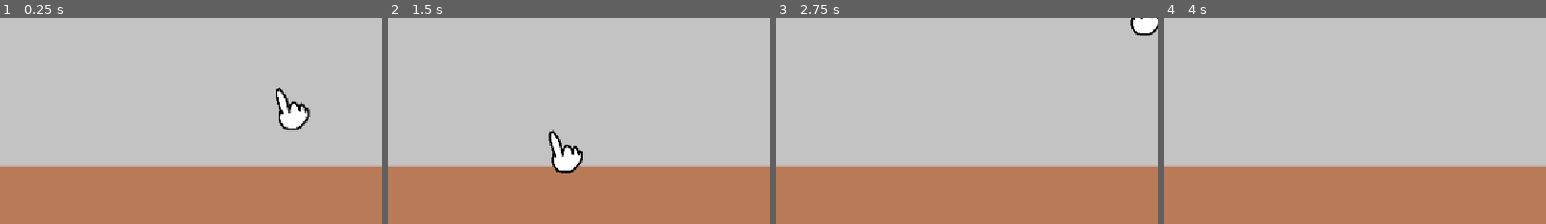
Above: before the commit, frames 1-4 (left to right).
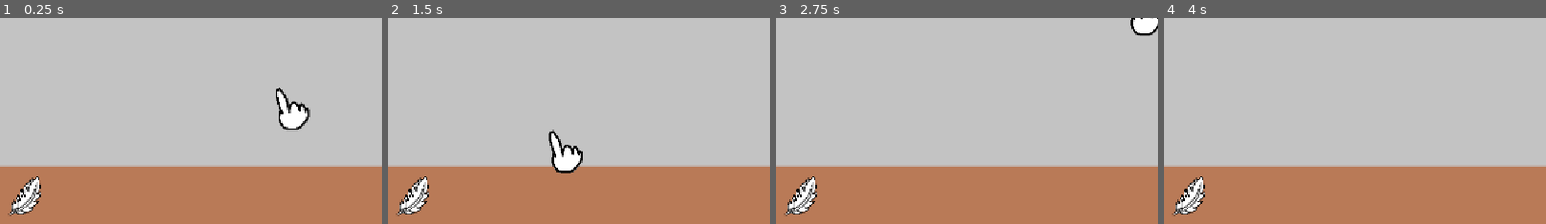
Above: after the commit, the same moments.

Repository: cal-zonie/Feather
Game: Godot game, scene res://scenes/Main.tscn
The game is run twice, just before and just after one commit, with the same random seed, the same clock (stepped at 60 frames per second) and the same inputs.
Inputs (mouse positions are % of the whole screen's width and height, from its top left):
- Up to frame 1 (0.25 s): no input
- Up to frame 2 (1.5 s): tap Enter at 0.5 s; move the mouse to (72, 43) at 0.52 s; click (72, 43) at 0.67 s; tap Space at 1.25 s; drag from (30, 53) to (45, 69) at 1.27 s
- Up to frame 3 (2.75 s): tap Enter at 2 s; move the mouse to (60, 25) at 2.02 s; click (60, 25) at 2.17 s
- Up to frame 4 (4 s): tap Space at 2.75 s; drag from (45, 69) to (20, 32) at 2.77 s; tap Enter at 3.5 s; move the mouse to (80, 64) at 3.52 s; click (80, 64) at 3.67 s
The pictures show only the part of the screen within x 13-63%, y 30-80%; the shares and areas given below are measured in that part.

The runs differ from the first frame. In frame 1, 0.9% of the frame differs, in the area x 2-11%, y 76-97%; in frame 2, 0.9%; in frame 3, 0.9%; in frame 4, 0.9%.

Commit message:
feather is draggable

Diff:
--- a/project.godot
+++ b/project.godot
@@ -20,6 +20,14 @@
 window/stretch/mode="canvas_items"
 window/stretch/aspect="expand"
 
+[input]
+
+left_click={
+"deadzone": 0.2,
+"events": [Object(InputEventMouseButton,"resource_local_to_scene":false,"resource_name":"","device":-1,"window_id":0,"alt_pressed":false,"shift_pressed":false,"ctrl_pressed":false,"meta_pressed":false,"button_mask":0,"position":Vector2(0, 0),"global_position":Vector2(0, 0),"factor":1.0,"button_index":1,"canceled":false,"pressed":false,"double_click":false,"script":null)
+]
+}
+
 [physics]
 
 3d/physics_engine="Jolt Physics"
--- a/scenes/Main.tscn
+++ b/scenes/Main.tscn
@@ -2,6 +2,7 @@
 
 [ext_resource type="Texture2D" uid="uid://c3swprbb4y06c" path="res://assets/feather background.png" id="1_elqb8"]
 [ext_resource type="PackedScene" uid="uid://c2pmqscftelrp" path="res://scenes/components/Hand.tscn" id="2_rvslj"]
+[ext_resource type="PackedScene" uid="uid://5pfvas81oonw" path="res://scenes/components/Feather.tscn" id="3_0bbpv"]
 
 [node name="Main" type="Node2D" unique_id=981665366]
 
@@ -9,5 +10,11 @@
 texture = ExtResource("1_elqb8")
 centered = false
 
+[node name="Feather" parent="." unique_id=10442083 instance=ExtResource("3_0bbpv")]
+position = Vector2(189, 482)
+
+[node name="Feather2" parent="." unique_id=1488115311 instance=ExtResource("3_0bbpv")]
+position = Vector2(197, 479)
+
 [node name="Hand" parent="." unique_id=2005192961 instance=ExtResource("2_rvslj")]
 position = Vector2(553, 393)
--- /dev/null
+++ b/scenes/components/Feather.tscn
@@ -0,0 +1,23 @@
+[gd_scene format=3 uid="uid://5pfvas81oonw"]
+
+[ext_resource type="Texture2D" uid="uid://ceevhac4aiwdw" path="res://assets/feather.png" id="1_bxhhl"]
+[ext_resource type="Script" uid="uid://cnypwpbg07rk3" path="res://scripts/feather.gd" id="1_xvemx"]
+
+[sub_resource type="CapsuleShape2D" id="CapsuleShape2D_a6asw"]
+radius = 18.830843
+height = 68.11627
+
+[node name="Feather" type="Area2D" unique_id=1488115311]
+script = ExtResource("1_xvemx")
+
+[node name="CollisionShape2D" type="CollisionShape2D" parent="." unique_id=2072141648]
+position = Vector2(1, 1)
+rotation = 0.62133723
+shape = SubResource("CapsuleShape2D_a6asw")
+
+[node name="Sprite2D" type="Sprite2D" parent="." unique_id=495175892]
+texture = ExtResource("1_bxhhl")
+
+[connection signal="input_event" from="." to="." method="_on_input_event"]
+[connection signal="mouse_entered" from="." to="." method="_on_mouse_entered"]
+[connection signal="mouse_exited" from="." to="." method="_on_mouse_exited"]
--- /dev/null
+++ b/scripts/feather.gd
@@ -0,0 +1,28 @@
+extends Area2D
+
+var dragging := false
+var mouse_offset := Vector2.ZERO
+var mouse_inside := false
+
+# Called when the node enters the scene tree for the first time.
+func _ready():
+	pass
+
+# Called every frame. 'delta' is the elapsed time since the previous frame.
+func _process(delta):
+	if dragging:
+		position = get_global_mouse_position() + mouse_offset
+
+func _on_mouse_entered():
+	mouse_inside = true;
+
+func _on_mouse_exited():
+	mouse_inside = false
+
+func _on_input_event(viewport, event, shape_idx):
+	if event is InputEventMouseButton and event.button_index == MOUSE_BUTTON_LEFT:
+		if event.pressed and mouse_inside:
+			mouse_offset = position - get_global_mouse_position()
+			dragging = true
+		else:
+			dragging = false
--- a/scripts/hand.gd
+++ b/scripts/hand.gd
@@ -2,6 +2,10 @@
 
 func _ready():
 	Input.mouse_mode = Input.MOUSE_MODE_HIDDEN
+	#TODO: Move this to a manager class of some sort
+	get_viewport().physics_object_picking = true
+	get_viewport().physics_object_picking_sort = true
+	get_viewport().physics_object_picking_first_only = true
 
 func _process(delta):
 	position = get_viewport().get_mouse_position()
Binary file added: assets/feather.png
Not shown, added: assets/feather.png.import
Not shown, added: scripts/feather.gd.uid
Not shown, added: scenes/components/Hand.tscn4004199360.tmp
